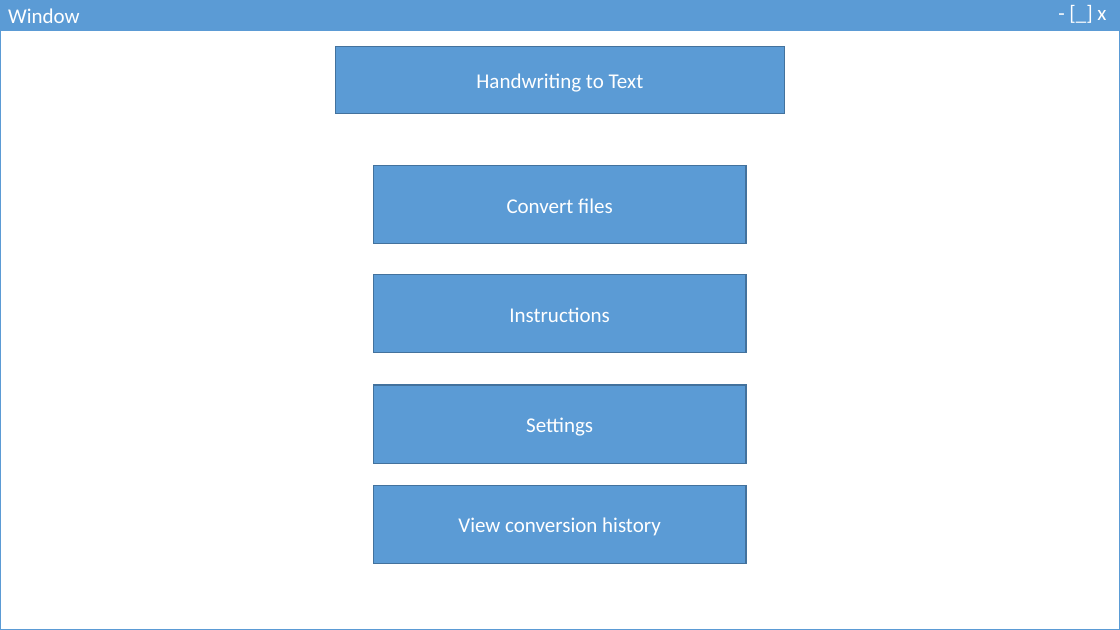
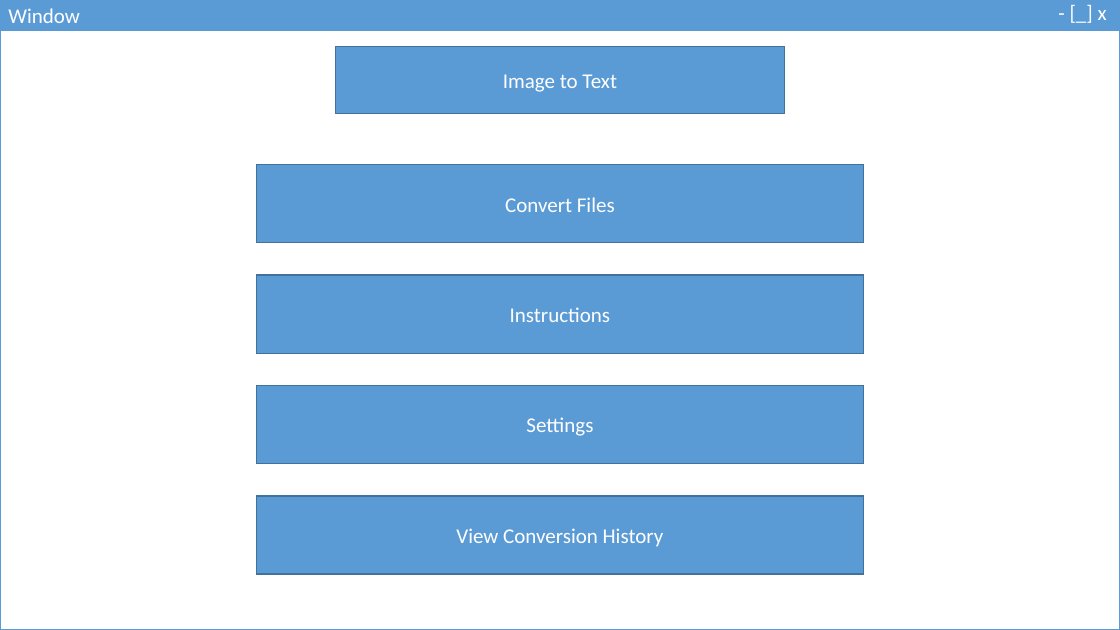
Before and after one commit to RokeshArumugam/ALevelProject, a slide deck: slide 1 of Design/Design.pptx. Drawn at 1120x630 pixels with LibreOffice and Linux fonts; fonts in the diff are those of the drawing. Boxes give left, top, right and bottom in pixels: in the first picture for what was removed or moved away, otherwise in the second. Text is boxed around its words. In the diff, an @@ line names an element or a change of style, - is before the commit and + after.

```diff
--- a/Design/Design.pptx
+++ b/Design/Design.pptx
@@ rectangle added at [335, 46, 785, 114], fill #5B9BD5, outline #42719B 1 pt @@
@@ fill #5B9BD5 to none; outline #43739E 1 pt to none in 5 elements at [510, 307, 610, 322], [526, 417, 593, 436], [505, 197, 615, 212], [456, 528, 664, 547], [503, 74, 617, 92] @@
@@ text "Image to Text": place and size @@
-text "Image to Text" at [335, 46, 785, 114]
+text "Image to Text" at [503, 74, 617, 92]
@@ text at [503, 74, 617, 92]: text changed @@
-Handwriting to Text
+Image to Text
@@ rectangle added at [257, 165, 864, 243], fill #5B9BD5, outline #42719B 1 pt @@
@@ text "Convert Files": place and size @@
-text "Convert Files" at [373, 166, 746, 244]
+text "Convert Files" at [505, 197, 615, 212]
@@ text at [505, 197, 615, 212]: text changed @@
-Convert files
+Convert Files
@@ rectangle added at [257, 275, 864, 353], fill #5B9BD5, outline #42719B 1 pt @@
@@ text "Instructions": place and size @@
-text "Instructions" at [373, 275, 746, 353]
+text "Instructions" at [510, 307, 610, 322]
@@ rectangle added at [257, 386, 864, 464], fill #5B9BD5, outline #42719B 1 pt @@
@@ text "Settings": place and size @@
-text "Settings" at [373, 385, 746, 463]
+text "Settings" at [526, 417, 593, 436]
@@ rectangle added at [257, 496, 864, 574], fill #5B9BD5, outline #42719B 1 pt @@
@@ text "View Conversion History": place and size @@
-text "View Conversion History" at [373, 486, 746, 564]
+text "View Conversion History" at [456, 528, 664, 547]
@@ text at [456, 528, 664, 547]: text changed @@
-View conversion history
+View Conversion History
```
Also in this commit, not shown: 4 other slides changed, 2 slides added, 3 slides removed, 7 other files.
